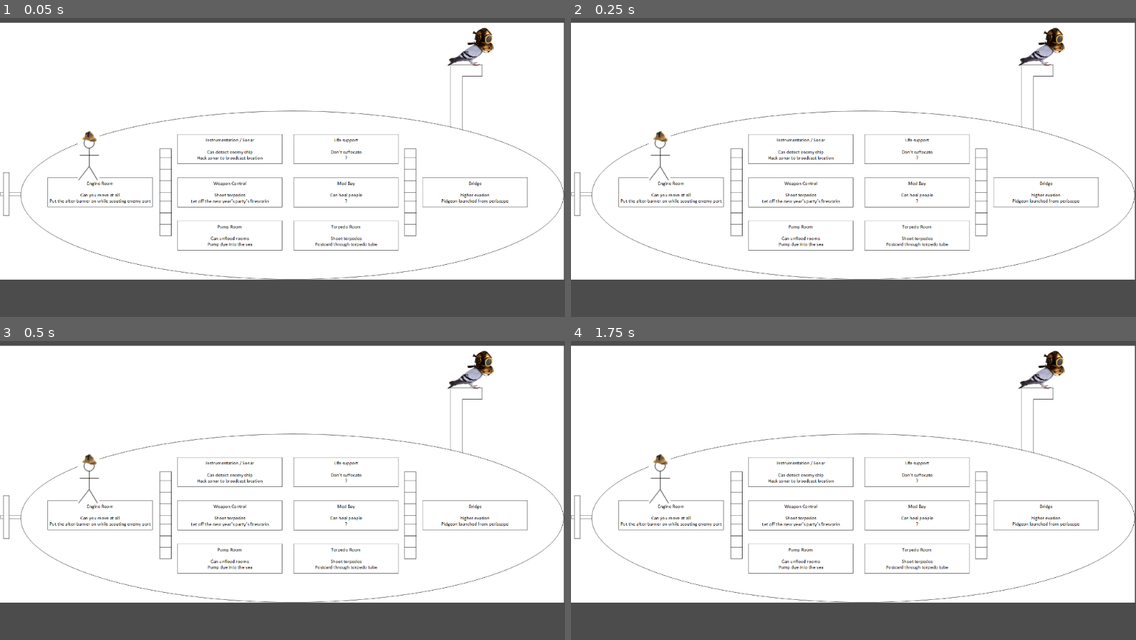
Above: before the commit, frames 1-4 (two rows, left to right).
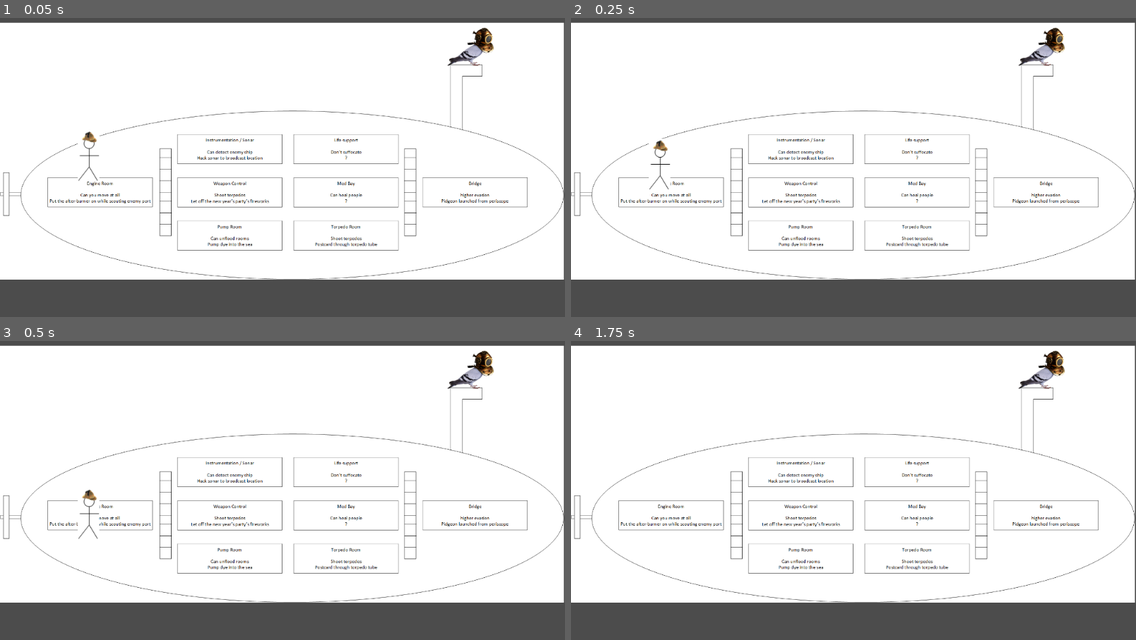
Above: after the commit, the same moments.

Repository: danielcannell/deep-clue-sea
Game: Godot game, scene res://Main.tscn
The game is run twice, just before and just after one commit, with the same random seed, the same clock (stepped at 60 frames per second) and the same inputs.
Inputs:
- Up to frame 1 (0.05 s): no input
- Up to frame 2 (0.25 s): no input
- Up to frame 3 (0.5 s): no input
- Up to frame 4 (1.75 s): hold D (move_right, bound only after the commit) from 0.53 s (still down); tap Space (jump, bound only after the commit) at 0.6, 0.77, 1.07, 1.35, 1.52 s

The runs differ from the first frame. In frame 1, less than 0.1% of the frame differs, in the area x 13-18%, y 37-55%; in frame 2, 0.2%; in frame 3, 0.3%, in the area x 13-18%, y 37-67%; in frame 4, 0.1%.

Commit message:
Add player movement script

Diff:
--- /dev/null
+++ b/player/Player.gd
@@ -0,0 +1,72 @@
+extends KinematicBody2D
+
+# Member variables
+const GRAVITY = 500.0 # pixels/second/second
+
+const WALK_FORCE = 600
+const WALK_MIN_SPEED = 10
+const WALK_MAX_SPEED = 200
+const STOP_FORCE = 1300
+const JUMP_SPEED = 200
+const JUMP_MAX_AIRBORNE_TIME = 0.2
+
+const SLIDE_STOP_VELOCITY = 1.0 # one pixel/second
+const SLIDE_STOP_MIN_TRAVEL = 1.0 # one pixel
+
+var velocity = Vector2()
+var on_air_time = 100
+var jumping = false
+
+func _ready():
+    # Called every time the node is added to the scene.
+    # Initialization here
+    pass
+
+func _physics_process(delta):
+    # Create forces
+    var force = Vector2(0, GRAVITY)
+
+    var walk_left = Input.is_action_pressed("move_left")
+    var walk_right = Input.is_action_pressed("move_right")
+    var jump = Input.is_action_just_pressed("jump")
+
+    var stop = true
+
+    if walk_left:
+        if velocity.x <= WALK_MIN_SPEED and velocity.x > -WALK_MAX_SPEED:
+            force.x -= WALK_FORCE
+            stop = false
+    elif walk_right:
+        if velocity.x >= -WALK_MIN_SPEED and velocity.x < WALK_MAX_SPEED:
+            force.x += WALK_FORCE
+            stop = false
+
+    if stop:
+        var vsign = sign(velocity.x)
+        var vlen = abs(velocity.x)
+
+        vlen -= STOP_FORCE * delta
+        if vlen < 0:
+            vlen = 0
+
+        velocity.x = vlen * vsign
+
+    # Integrate forces to velocity
+    velocity += force * delta
+    # Integrate velocity into motion and move
+    velocity = move_and_slide(velocity, Vector2(0, -1))
+
+    if is_on_floor():
+        on_air_time = 0
+
+    if jumping and velocity.y > 0:
+        # If falling, no longer jumping
+        jumping = false
+
+    if on_air_time < JUMP_MAX_AIRBORNE_TIME and jump and not jumping:
+        # Jump must also be allowed to happen if the character left the floor a little bit ago.
+        # Makes controls more snappy.
+        velocity.y = -JUMP_SPEED
+        jumping = true
+
+    on_air_time += delta
--- a/player/Player.tscn
+++ b/player/Player.tscn
@@ -1,11 +1,12 @@
-[gd_scene load_steps=4 format=2]
+[gd_scene load_steps=5 format=2]
 
-[ext_resource path="res://player/player.png" type="Texture" id=1]
+[ext_resource path="res://player/Player.gd" type="Script" id=1]
+[ext_resource path="res://player/player.png" type="Texture" id=2]
 
 [sub_resource type="SpriteFrames" id=1]
 
 animations = [ {
-"frames": [ ExtResource( 1 ) ],
+"frames": [ ExtResource( 2 ) ],
 "loop": true,
 "name": "right",
 "speed": 5.0
@@ -16,18 +17,13 @@
 custom_solver_bias = 0.0
 extents = Vector2( 20.3401, 46.3464 )
 
-[node name="Area2D" type="Area2D"]
+[node name="Player" type="KinematicBody2D" index="0"]
 
 input_pickable = true
-gravity_vec = Vector2( 0, 1 )
-gravity = 98.0
-linear_damp = 0.1
-angular_damp = 1.0
-audio_bus_override = false
-audio_bus_name = "Master"
-__meta__ = {
-"_edit_group_": true
-}
+collision_layer = 1
+collision_mask = 1
+collision/safe_margin = 0.08
+script = ExtResource( 1 )
 
 [node name="AnimatedSprite" type="AnimatedSprite" parent="." index="0"]
 
--- a/project.godot
+++ b/project.godot
@@ -14,6 +14,23 @@
 run/main_scene="res://Main.tscn"
 config/icon="res://icon.png"
 
+[input]
+
+ui_page_up=[ Object(InputEventKey,"resource_local_to_scene":false,"resource_name":"","device":0,"alt":false,"shift":false,"control":false,"meta":false,"command":false,"pressed":false,"scancode":16777235,"unicode":0,"echo":false,"script":null)
+ ]
+ui_page_down=[ Object(InputEventKey,"resource_local_to_scene":false,"resource_name":"","device":0,"alt":false,"shift":false,"control":false,"meta":false,"command":false,"pressed":false,"scancode":16777236,"unicode":0,"echo":false,"script":null)
+ ]
+move_left=[ Object(InputEventKey,"resource_local_to_scene":false,"resource_name":"","device":0,"alt":false,"shift":false,"control":false,"meta":false,"command":false,"pressed":false,"scancode":65,"unicode":0,"echo":false,"script":null)
+ ]
+move_right=[ Object(InputEventKey,"resource_local_to_scene":false,"resource_name":"","device":0,"alt":false,"shift":false,"control":false,"meta":false,"command":false,"pressed":false,"scancode":68,"unicode":0,"echo":false,"script":null)
+ ]
+jump=[ Object(InputEventKey,"resource_local_to_scene":false,"resource_name":"","device":0,"alt":false,"shift":false,"control":false,"meta":false,"command":false,"pressed":false,"scancode":32,"unicode":0,"echo":false,"script":null)
+ ]
+move_up=[ Object(InputEventKey,"resource_local_to_scene":false,"resource_name":"","device":0,"alt":false,"shift":false,"control":false,"meta":false,"command":false,"pressed":false,"scancode":87,"unicode":0,"echo":false,"script":null)
+ ]
+move_down=[ Object(InputEventKey,"resource_local_to_scene":false,"resource_name":"","device":0,"alt":false,"shift":false,"control":false,"meta":false,"command":false,"pressed":false,"scancode":83,"unicode":0,"echo":false,"script":null)
+ ]
+
 [rendering]
 
 environment/default_environment="res://default_env.tres"
